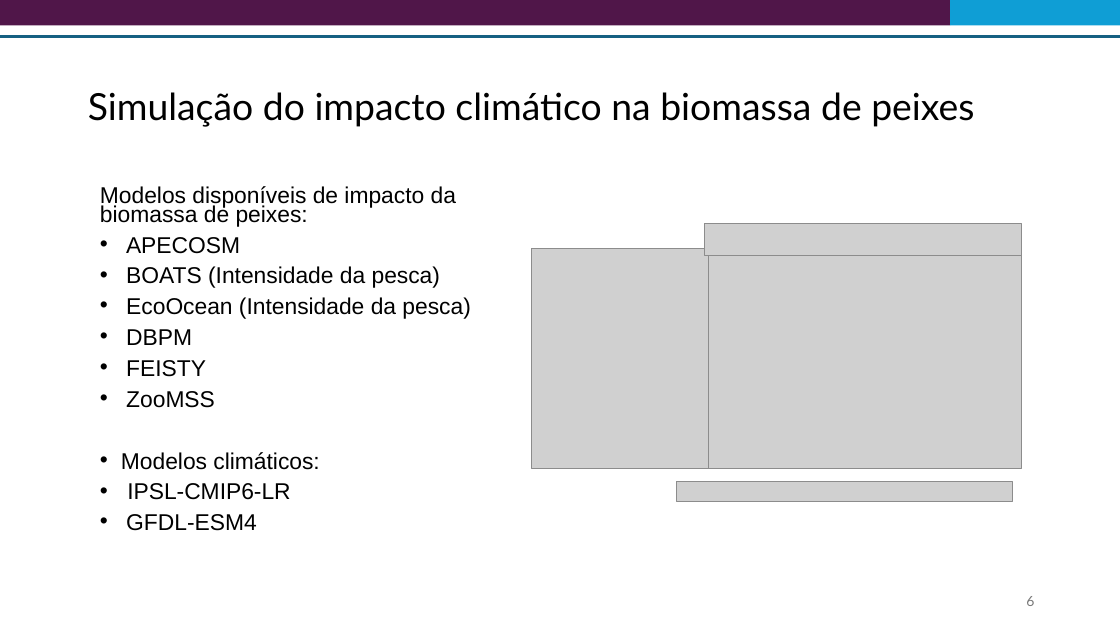
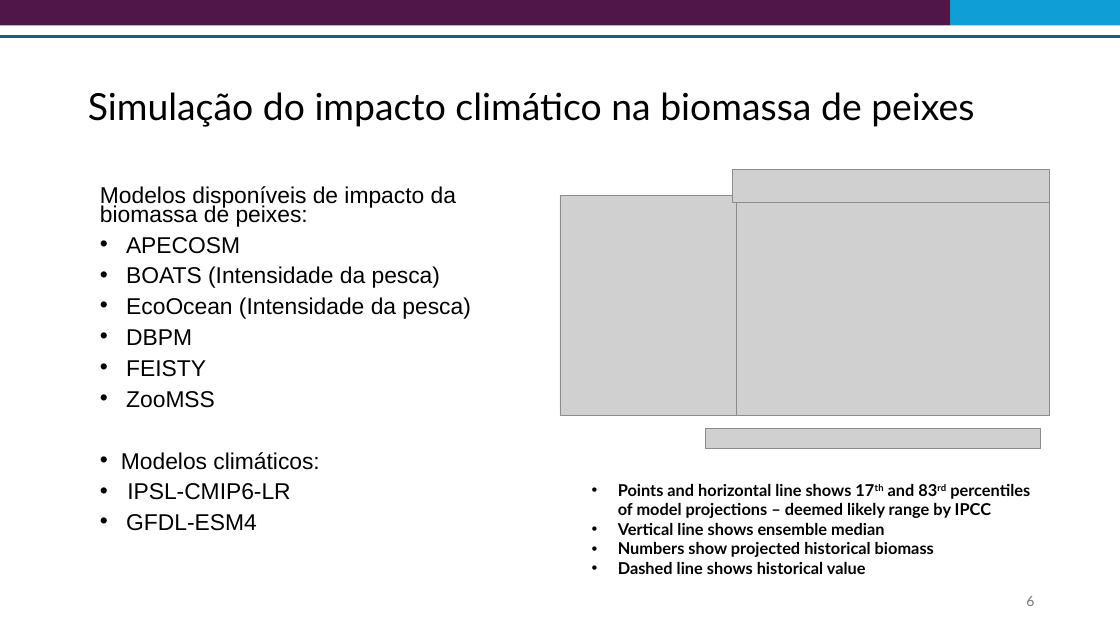
Before and after one commit to Risk-Team/trainings, a slide deck: slide 6 of STP/presentations/Session_3/Impact_model_technical_training_port.pptx. Drawn at 1120x630 pixels with LibreOffice and Linux fonts; fonts in the diff are those of the drawing; grey boxes stand for pictures. Boxes give left, top, right and bottom in pixels: in the first picture for what was removed or moved away, otherwise in the second. Text is boxed around its words. In the diff, an @@ line names an element or a change of style, - is before the commit and + after.

Commit message:
Presentation updates

```diff
--- a/STP/presentations/Session_3/Impact_model_technical_training_port.pptx
+++ b/STP/presentations/Session_3/Impact_model_technical_training_port.pptx
@@ 3 pictures: place and size @@
-3 pictures at [532, 223, 1021, 469]
+3 pictures at [560, 170, 1049, 415]
@@ picture: place and size @@
-picture at [677, 481, 1012, 502]
+picture at [705, 429, 1040, 449]
@@ text added at [618, 484, 1030, 574], 14 pt, text #000000, bold @@
+• Points and horizontal line shows 17th and 83rd percentiles of model projections – deemed likely range by IPCC
+• Vertical line shows ensemble median
+• Numbers show projected historical biomass
+• Dashed line shows historical value
```
Also in this commit, not shown: 2 other files.
